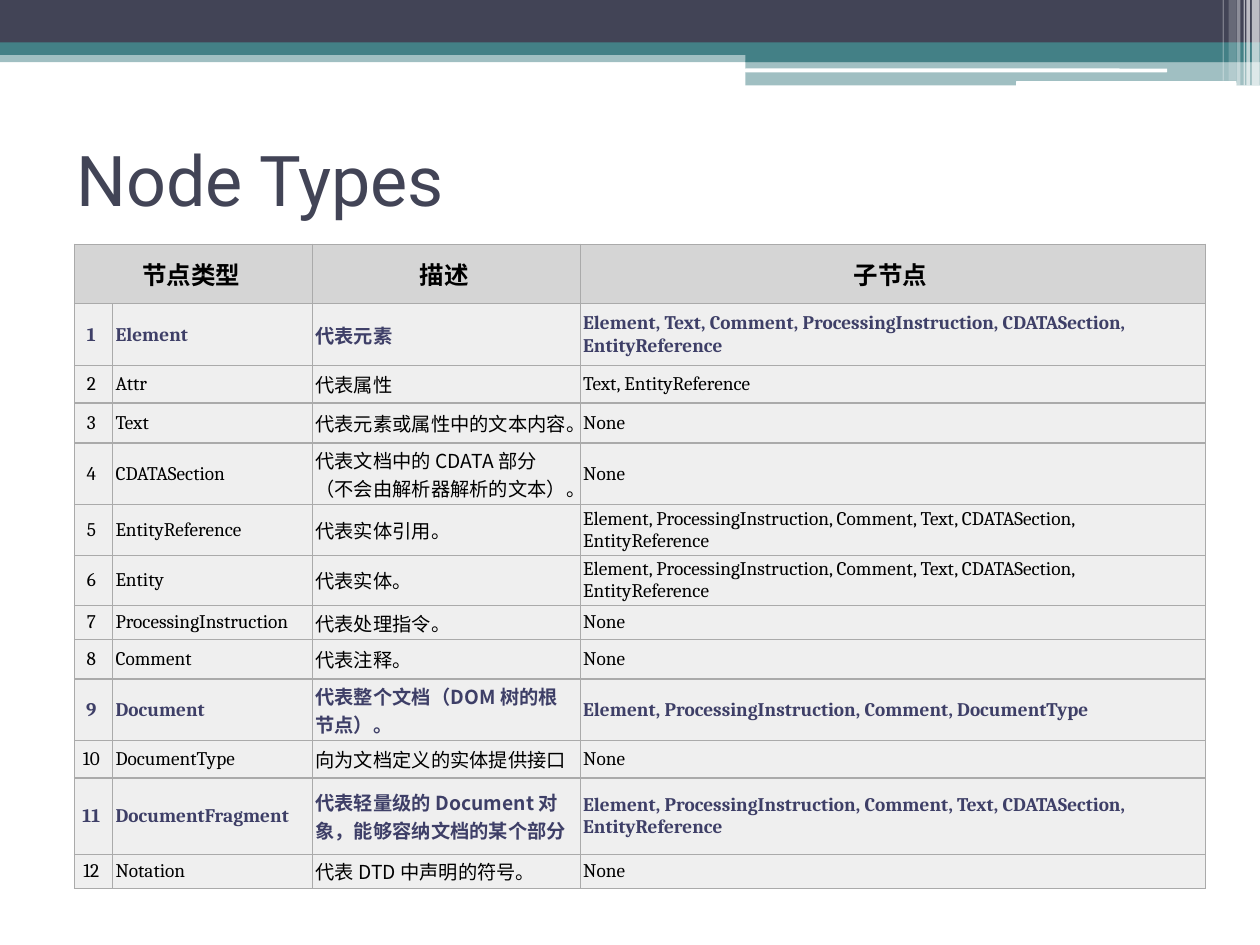
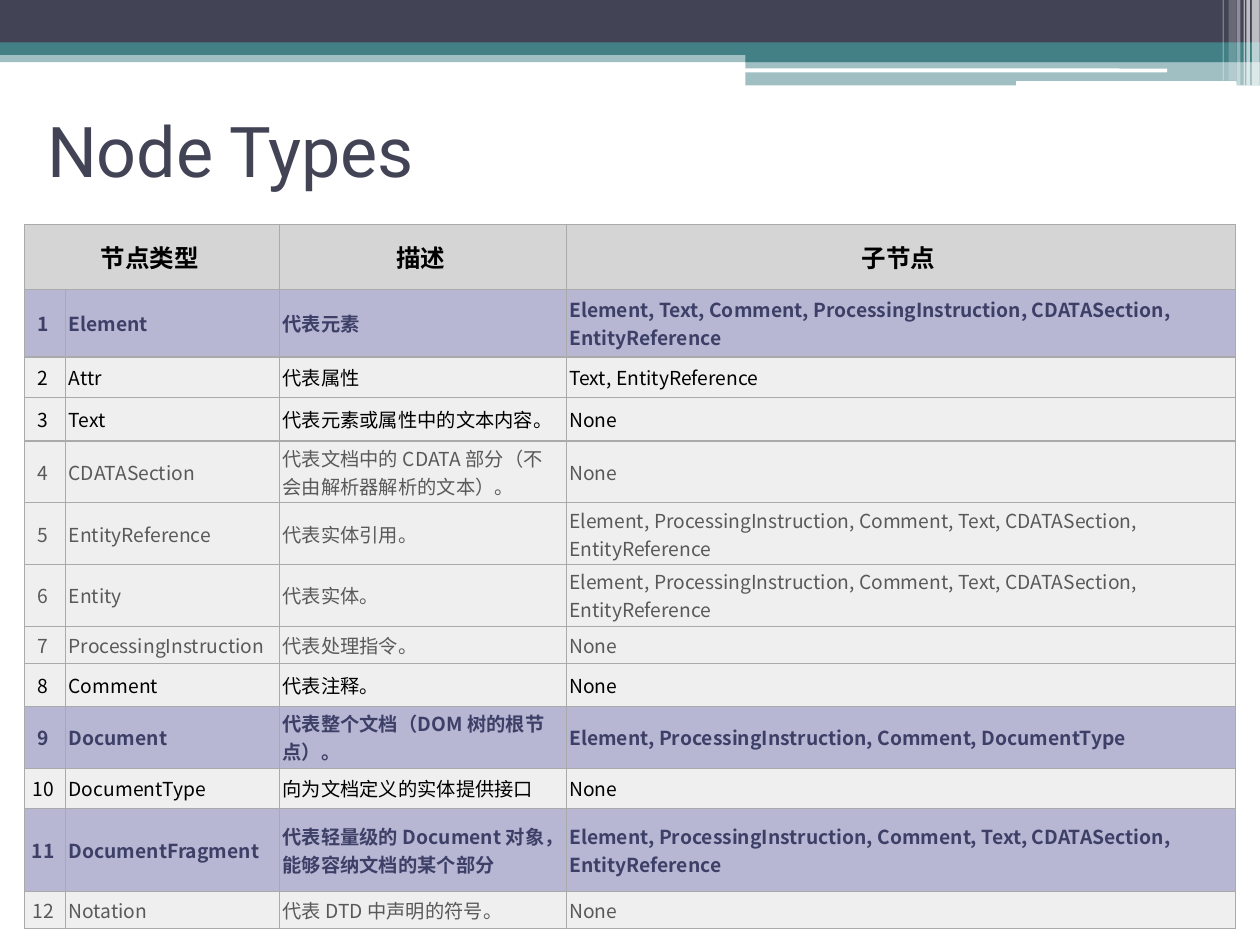
Before and after one commit to sophiazzw/Front_Library, a slide deck: slide 4 of manipulation.pptx (slide 2 before the commit). Drawn at 1260x945 pixels with LibreOffice and Linux fonts; fonts in the diff are those of the drawing. Boxes give left, top, right and bottom in pixels: in the first picture for what was removed or moved away, otherwise in the second. Text is boxed around its words. In the diff, an @@ line names an element or a change of style, - is before the commit and + after.

```diff
--- a/manipulation.pptx
+++ b/manipulation.pptx
@@ title "Node Types": place and size @@
-title "Node Types" at (77, 153, 444, 221)
+title "Node Types" at (47, 124, 414, 192)
@@ table at (25, 224, 1237, 924) @@
@@ fill #EFEFEF to #B7B7D4 in 12 cells @@
@@ font Arial to Noto Sans CJK SC in "节点类型", "描述", "子节点" @@
@@ font Cambria to Noto Sans CJK SC in "1", "Element", "Element, Text, Comment, ProcessingInstruction, CDATASection, ...", "2" and 32 more places @@
@@ font Noto Sans CJK JP to Noto Sans CJK SC in "代表元素", "代表属性", "代表元素或属性中的文本内容。", "代表文档中的 CDATA 部分（不会由解析器解析的文本）。" and 8 more places @@
@@ text colour #000000 to #595959 in "4", "CDATASection", "代表文档中的 CDATA 部分（不会由解析器解析的文本）。", "None" and 16 more places @@
@@ table: place and size @@
-table at (74, 244, 1206, 885)
+table at (25, 224, 1237, 924)
```
Also in this commit, not shown: 2 other slides changed, 5 slides added, 6 other files.
